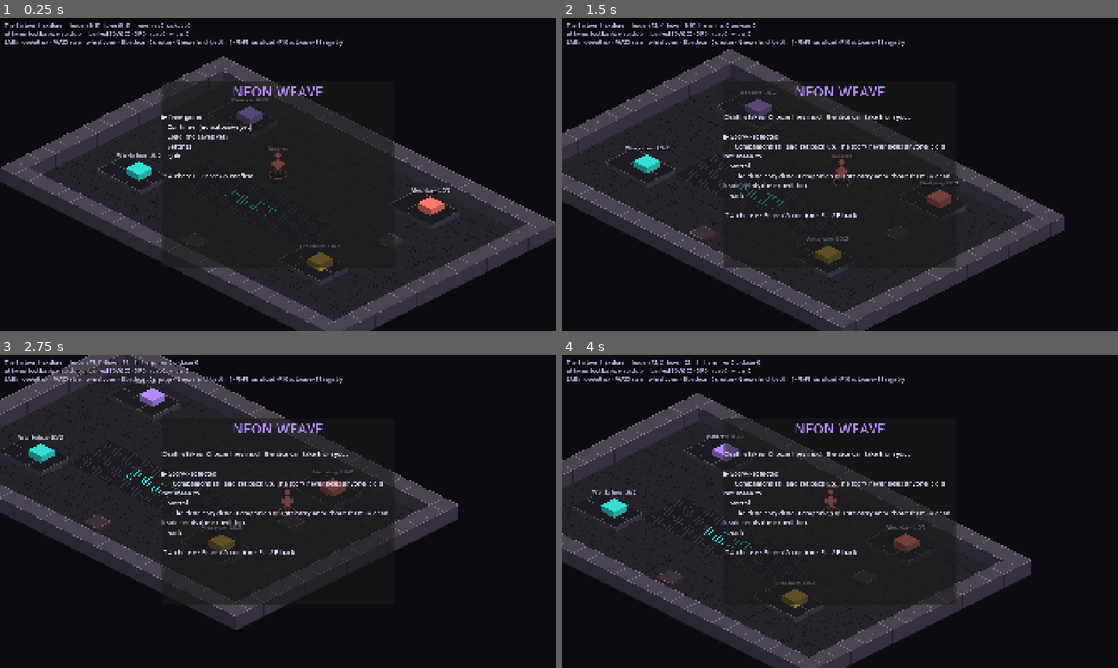
Above: before the commit, frames 1-4 (two rows, left to right).
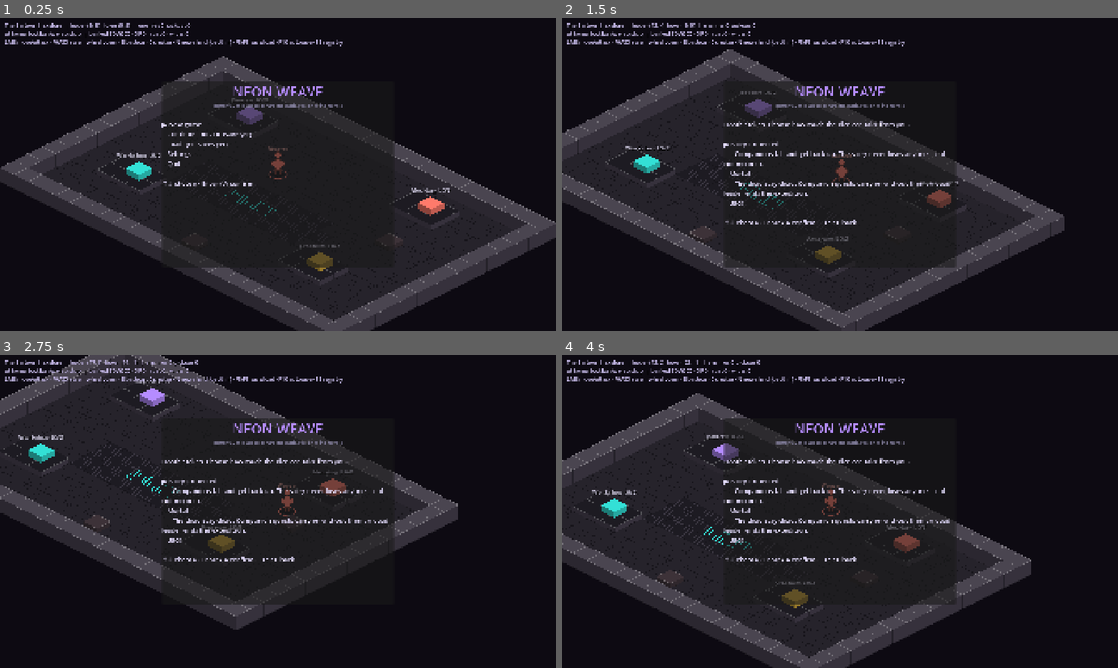
Above: after the commit, the same moments.

Repository: J4KD3N/neon-weave
Game: Godot game, scene res://scenes/main.tscn
Same seed, same stepped clock (60 frames per second), same inputs: the game is played once before the commit and once after it.
Inputs (mouse positions are in pixels of both pictures, inside the frame that each line leads up to):
- Up to frame 1 (0.25 s): no input
- Up to frame 2 (1.5 s): tap Enter (confirm) at 0.5 s; move the mouse to (962, 158) at 0.52 s; hold D (move_right) 0.53-1.28 s; tap 1 (ability_1) at 0.6 s; click (962, 158) at 0.67 s; move the mouse to (728, 190) at 1.27 s; hold S (move_down) from 1.28 s (still down); tap 2 (ability_2) at 1.35 s
- Up to frame 3 (2.75 s): move the mouse to (333, 442) at 2.02 s; release S (move_down) at 2.03 s; hold D (move_right) from 2.03 s (still down); tap 3 (ability_3) at 2.1 s
- Up to frame 4 (4 s): move the mouse to (812, 574) at 2.77 s; release D (move_right) at 2.78 s; hold W (move_up) 2.78-3.53 s; tap 4 (ability_4) at 2.85 s; click (812, 574) at 2.92 s; move the mouse to (1006, 558) at 3.52 s; hold A (move_left) from 3.53 s (still down); hold B (bastion) from 3.53 s (still down)

The runs differ from the first frame. In frame 1, 1.0% of the frame differs, in the area x 29-62%, y 27-54%; in frame 2, 2.7%, in the area x 29-70%, y 27-66%; in frame 3, 2.7%; in frame 4, 2.7%.

Commit message:
chore(release): v0.2.0-demo release session (S26)
- release.yml: smoke-boot the Linux export under Xvfb to the title and
  fail without a rendered frame; keep the frame as the smoke-title artifact
- export presets carry steam/*.json so the platform config loads from the pack
- project version 0.2.0; title screen shows the version and the placeholder
  art/audio note
- steam/app_build.vdf demo depot layout; steam/README.md depot section
- docs: store-page.md asset checklist, release-notes/v0.2.0-demo.md,
  D-079, m2-plan S26 progress, gaps, README download section

Co-Authored-By: Claude Fable 5.1 <noreply@anthropic.com>

Diff:
--- a/project.godot
+++ b/project.godot
@@ -12,7 +12,7 @@
 
 config/name="Neon Weave"
 config/description="Open-source, moddable, party-based isometric arcane-cyberpunk CRPG."
-config/version="0.0.1"
+config/version="0.2.0"
 run/main_scene="res://scenes/main.tscn"
 config/features=PackedStringArray("4.7", "Forward Plus")
 config/icon="res://icon.svg"
--- a/src/ui/title_menu.gd
+++ b/src/ui/title_menu.gd
@@ -29,6 +29,12 @@
 	title_label.add_theme_color_override("font_color", Color(0.71, 0.55, 1.0))
 	title_label.horizontal_alignment = HORIZONTAL_ALIGNMENT_CENTER
 	box.add_child(title_label)
+	var version := Label.new()
+	version.text = "demo v%s · placeholder art and audio, real ones in progress" % String(ProjectSettings.get_setting("application/config/version", "0.0.0"))
+	version.add_theme_font_size_override("font_size", 15)
+	version.add_theme_color_override("font_color", Color(0.6, 0.58, 0.72))
+	version.horizontal_alignment = HORIZONTAL_ALIGNMENT_CENTER
+	box.add_child(version)
 	label = Label.new()
 	label.add_theme_font_size_override("font_size", 22)
 	label.add_theme_color_override("font_color", Color(0.9, 0.87, 1.0))
Not shown, changed: export_presets.cfg
Not shown, changed: .github/workflows/release.yml
Not shown, changed: README.md
Not shown, changed: docs/decisions.md
Not shown, changed: docs/gaps.md
Not shown, changed: docs/m2-plan.md
Not shown, added: docs/release-notes/v0.2.0-demo.md
Not shown, added: docs/store-page.md
Not shown, changed: steam/README.md
Not shown, added: steam/app_build.vdf
